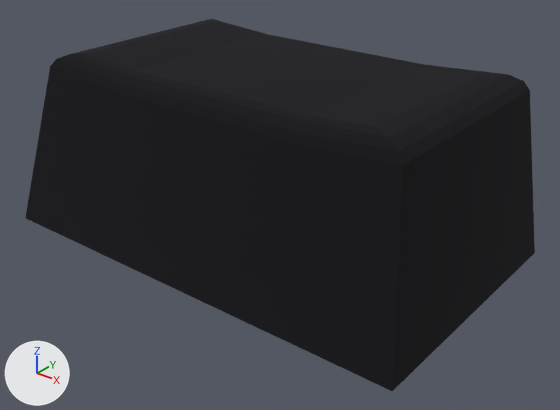
Renders of the FBX model Misinput/Assets/All Blender Models/CTRLkey.fbx from each side of a commit.
Camera for both pictures: a 50 mm camera at (-1.115, -1.098, 0.278) aimed at (-1.529, -0.581, -0.043). The axes (+X, +Y, +Z) are drawn at lower left. The lights are the same throughout. Where no turn or scale is listed for an object, it has been applied to the vertices.

The first picture shows 'CTRL'.
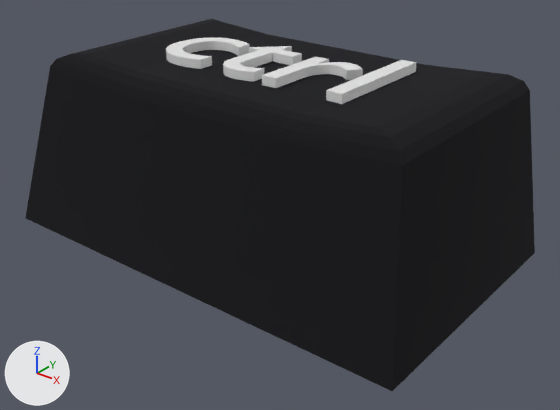
What differs and where, as boxes [x1, y1, x2, y2] in the pictures (560 x 410 px):
'CTRL.006', added: after [166, 38, 417, 104]

The change, as a diff of the scene's bpy script:
```diff
--- a/Misinput/Assets/All Blender Models/CTRLkey.fbx.py
+++ b/Misinput/Assets/All Blender Models/CTRLkey.fbx.py
@@ me_shift_001 @@
+me_shift_001.from_pydata(...)  # 686 vertices, 1013 faces; spans x -0.112..0.108, y -0.053..0.065, z -0.009..0.0
@@ ob_ctrl_006 @@
+ob_ctrl_006 = bpy.data.objects.new('CTRL.006', me_shift_001)
+ob_ctrl_006.location = (-1.5522, -0.5561, 0.0895)
```
